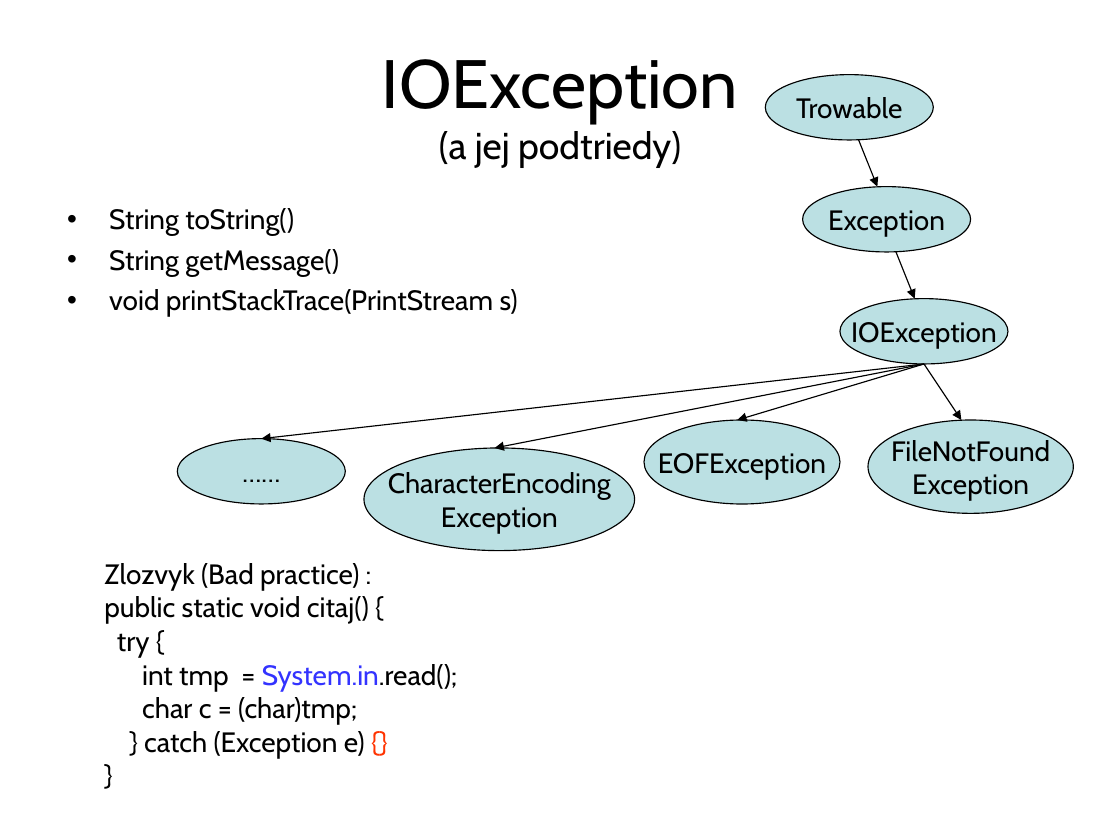
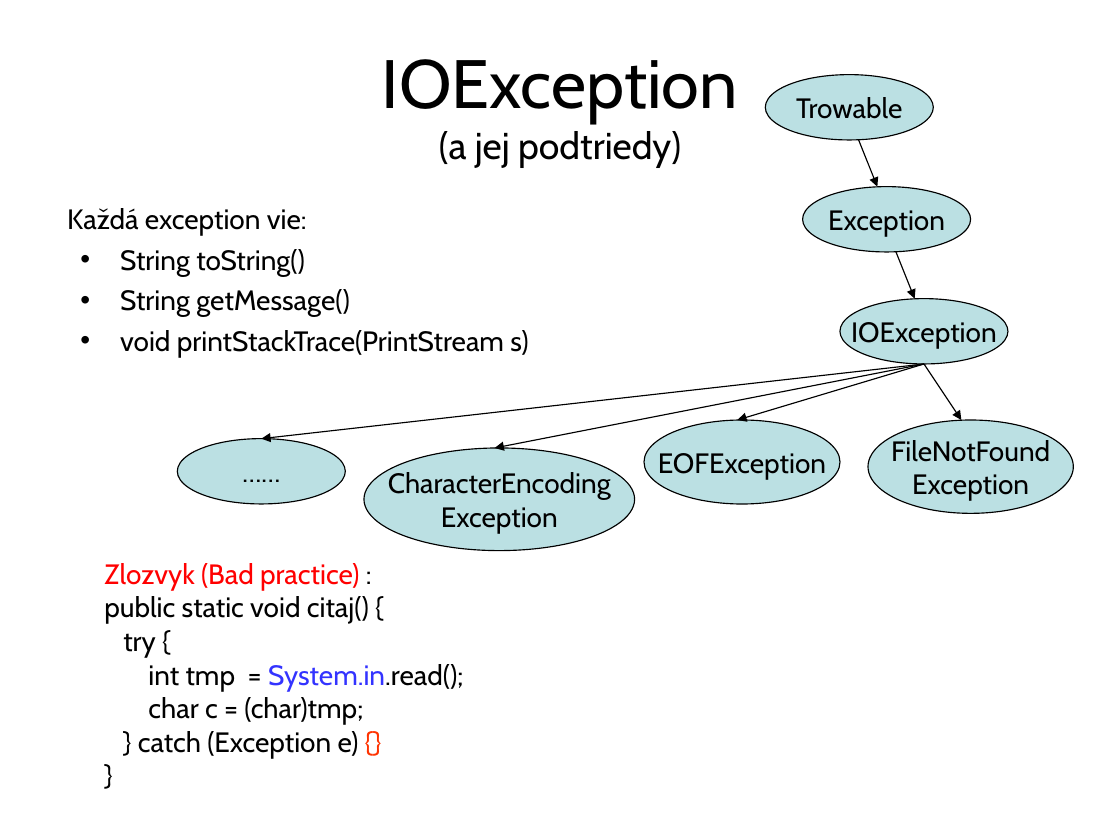
Before and after one commit to Programovanie4/Prednasky, a slide deck: slide 13 of 08/08_java.ppt. Drawn at 1120x840 pixels with LibreOffice and Linux fonts; fonts in the diff are those of the drawing. Boxes give left, top, right and bottom in pixels: in the first picture for what was removed or moved away, otherwise in the second. Text is boxed around its words. In the diff, an @@ line names an element or a change of style, - is before the commit and + after.

```diff
--- a/08/08_java.ppt
+++ b/08/08_java.ppt
@@ text at (67, 208, 307, 236): paragraph added @@
+Každá exception vie:
@@ text at (120, 249, 528, 357): indent changed @@
@@ text at (104, 563, 359, 590): text colour #000000 to #FF0000 in "Zlozvyk (Bad practice)" @@
```
Also in this commit, not shown: 29 other slides changed, 2 slides added, 1 other file.
